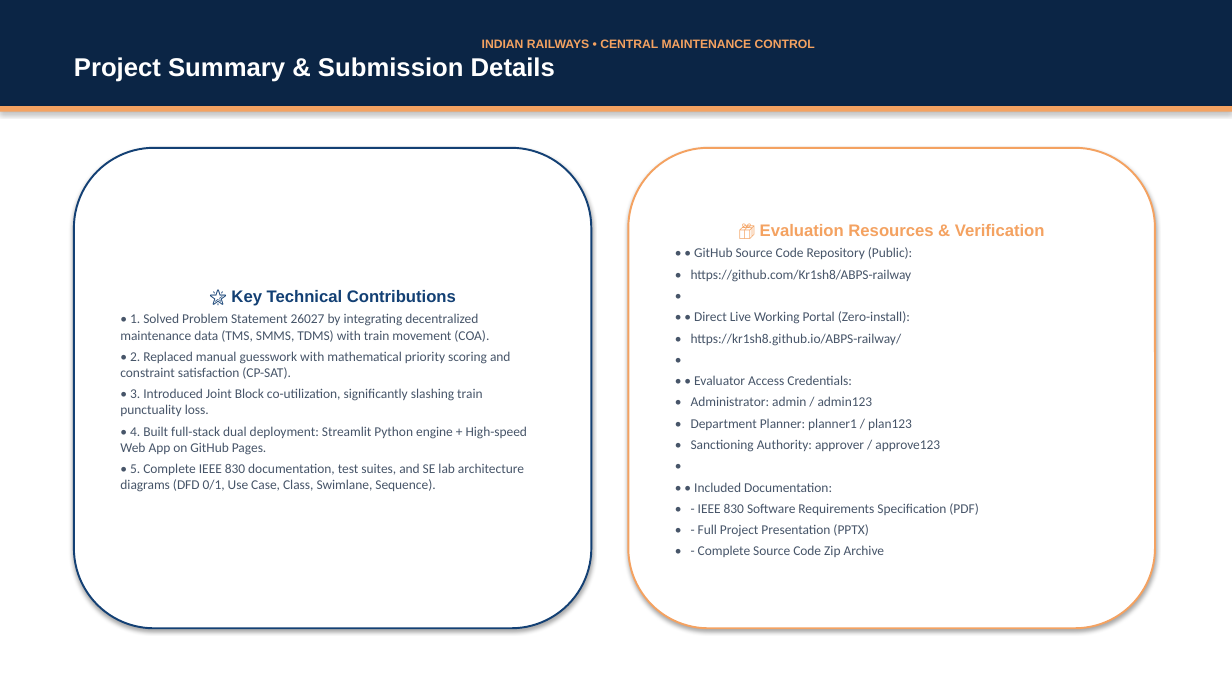
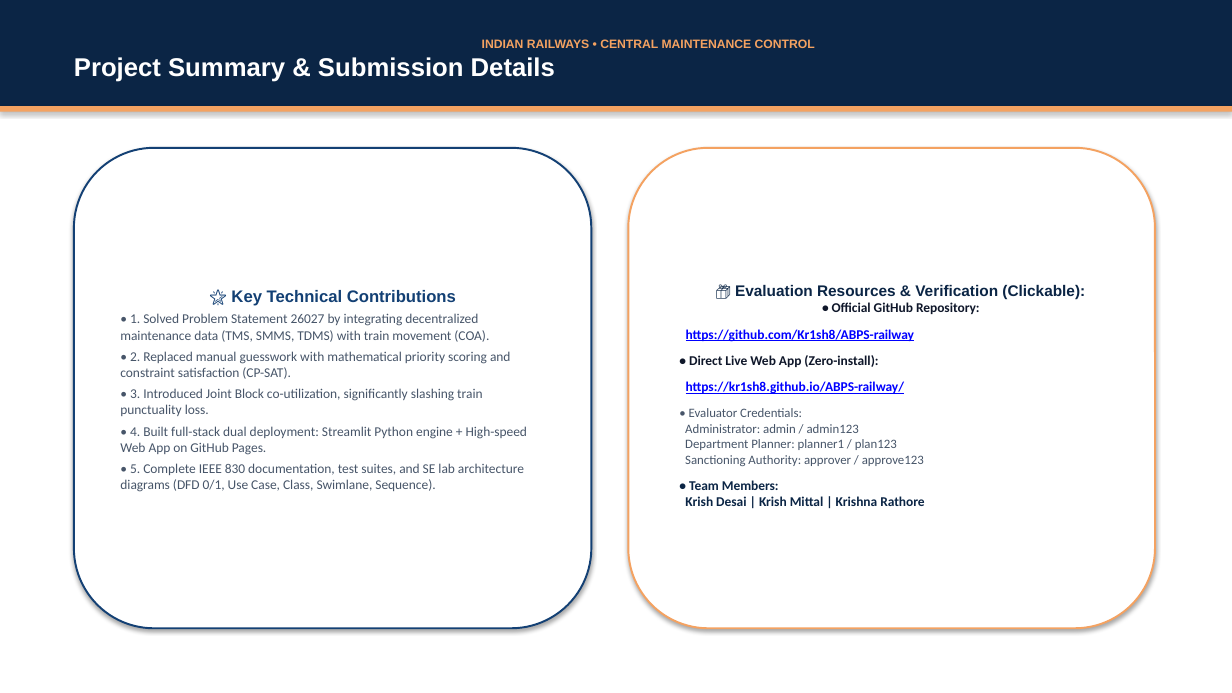
Before and after one commit to Kr1sh8/ABPS-railway, a slide deck: slide 8 of ABPS_Project_Presentation.pptx. Drawn at 1232x693 pixels with LibreOffice and Linux fonts; fonts in the diff are those of the drawing. Boxes give left, top, right and bottom in pixels: in the first picture for what was removed or moved away, otherwise in the second. Text is boxed around its words. In the diff, an @@ line names an element or a change of style, - is before the commit and + after.

Commit message:
docs: update PPTX and SRS with direct clickable links and all 3 team members

```diff
--- a/ABPS_Project_Presentation.pptx
+++ b/ABPS_Project_Presentation.pptx
@@ text in rounded rectangle at [685,285,1085,506]: text changed; bold on @@
-📦 Evaluation Resources & Verification
-• • GitHub Source Code Repository (Public):
-• https://github.com/Kr1sh8/ABPS-railway
-•
-• • Direct Live Working Portal (Zero-install):
-• https://kr1sh8.github.io/ABPS-railway/
-•
-• • Evaluator Access Credentials:
-• Administrator: admin / admin123
-• Department Planner: planner1 / plan123
-• Sanctioning Authority: approver / approve123
-•
-• • Included Documentation:
-• - IEEE 830 Software Requirements Specification (PDF)
-• - Full Project Presentation (PPTX)
-• - Complete Source Code Zip Archive
+📦 Evaluation Resources & Verification (Clickable):
+• Official GitHub Repository:
+https://github.com/Kr1sh8/ABPS-railway
+• Direct Live Web App (Zero-install):
+https://kr1sh8.github.io/ABPS-railway/
+• Evaluator Credentials:
+Administrator: admin / admin123
+Department Planner: planner1 / plan123
+Sanctioning Authority: approver / approve123
+• Team Members:
+Krish Desai | Krish Mittal | Krishna Rathore
```
Also in this commit, not shown: 2 other slides changed, 3 other files.
